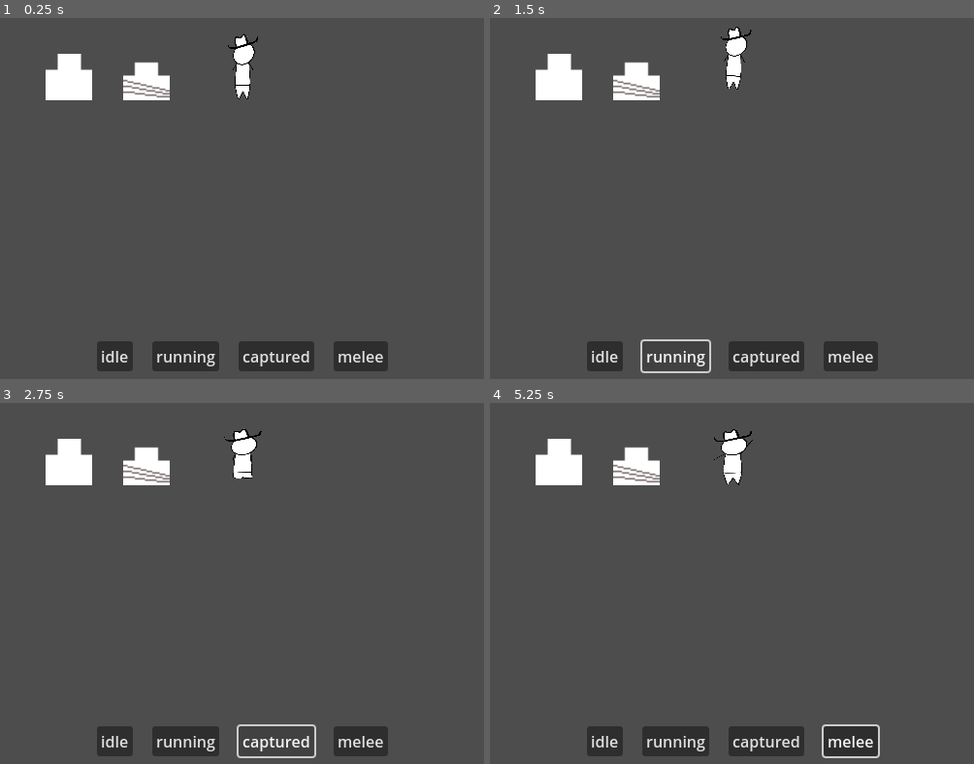
Above: before the commit, frames 1-4 (two rows, left to right).
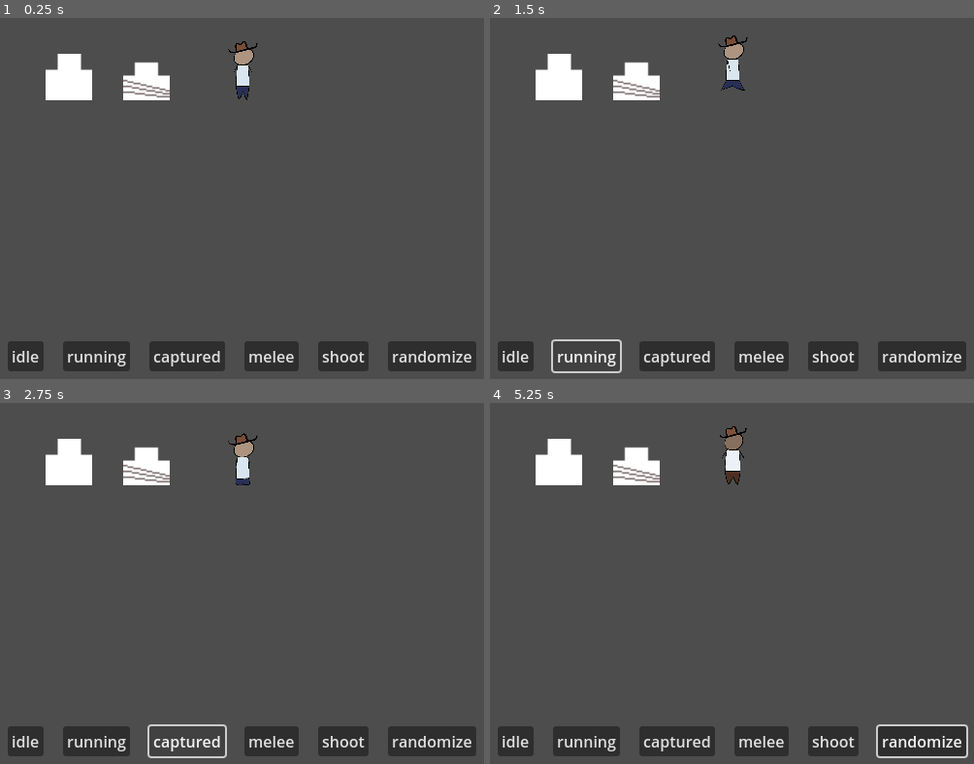
Above: after the commit, the same moments.

Repository: martindzejky/gmtk2025
Game: Godot game, scene res://dude_testing.tscn
Same seed, same stepped clock (60 frames per second), same inputs: the game is played once before the commit and once after it.
Inputs (mouse positions are in pixels of both pictures, inside the frame that each line leads up to):
- Up to frame 1 (0.25 s): no input
- Up to frame 2 (1.5 s): click "idle" at 0.5 s; click "running" at 1.25 s
- Up to frame 3 (2.75 s): click "captured" at 2 s
- Up to frame 4 (5.25 s): click "melee" at 2.75 s; click (833, 742) at 3.5 s, where only the run after the commit has a clickable "shoot"; click (920, 742) at 4.25 s, where only the run after the commit has a clickable "randomize"; tap Enter at 5 s; move the mouse to (901, 457) at 5.02 s; hold D (move_right) from 5.03 s (still down); click (901, 457) at 5.1 s

The runs differ from the first frame. In frame 1, 5.1% of the frame differs, in the area x 1-99%, y 4-98%; in frame 2, 4.9%; in frame 3, 5.1%; in frame 4, 5.3%, in the area x 1-99%, y 6-99%.

Commit message:
redo the animations

Diff:
--- a/dude_testing.tscn
+++ b/dude_testing.tscn
@@ -67,7 +67,17 @@
 layout_mode = 2
 text = "melee"
 
+[node name="shoot" type="Button" parent="ui/ui_root/margin/container"]
+layout_mode = 2
+text = "shoot"
+
+[node name="randomize" type="Button" parent="ui/ui_root/margin/container"]
+layout_mode = 2
+text = "randomize"
+
 [connection signal="pressed" from="ui/ui_root/margin/container/idle" to="." method="_on_idle_pressed"]
 [connection signal="pressed" from="ui/ui_root/margin/container/running" to="." method="_on_running_pressed"]
 [connection signal="pressed" from="ui/ui_root/margin/container/captured" to="." method="_on_captured_pressed"]
 [connection signal="pressed" from="ui/ui_root/margin/container/melee" to="." method="_on_melee_pressed"]
+[connection signal="pressed" from="ui/ui_root/margin/container/shoot" to="." method="_on_shoot_pressed"]
+[connection signal="pressed" from="ui/ui_root/margin/container/randomize" to="." method="_on_randomize_pressed"]
--- a/objects/dude.tscn
+++ b/objects/dude.tscn
@@ -1,354 +1,401 @@
-[gd_scene load_steps=15 format=3 uid="uid://dur5dy1hc4dca"]
+[gd_scene load_steps=17 format=3 uid="uid://dur5dy1hc4dca"]
 
 [ext_resource type="Script" uid="uid://c2wtknwcmawr7" path="res://scripts/dude.gd" id="1_qiy7s"]
 [ext_resource type="Texture2D" uid="uid://csenq8rfg0m0x" path="res://sprites/legs.png" id="2_tkn7g"]
-[ext_resource type="Texture2D" uid="uid://c1wawimfk30kr" path="res://sprites/body_0.png" id="3_cr6a7"]
+[ext_resource type="Texture2D" uid="uid://c1wawimfk30kr" path="res://sprites/body.png" id="3_cr6a7"]
 [ext_resource type="Texture2D" uid="uid://cq3tk3x5fgylh" path="res://sprites/head_0.png" id="4_720c1"]
 [ext_resource type="Texture2D" uid="uid://dpnid40fk8abh" path="res://sprites/hat.png" id="5_v1kco"]
 
-[sub_resource type="Animation" id="Animation_fb7of"]
+[sub_resource type="Gradient" id="Gradient_qiy7s"]
+offsets = PackedFloat32Array(0, 0.501629, 0.995114)
+colors = PackedColorArray(0.126955, 0.181114, 0.401332, 1, 0.214379, 0.199201, 0.200754, 1, 0.353278, 0.184261, 0.104613, 1)
+
+[sub_resource type="Gradient" id="Gradient_tkn7g"]
+offsets = PackedFloat32Array(0.00651466, 1)
+colors = PackedColorArray(0.793155, 0.861345, 0.911571, 1, 1, 1, 1, 1)
+
+[sub_resource type="Gradient" id="Gradient_cr6a7"]
+colors = PackedColorArray(0.378233, 0.293623, 0.224357, 1, 0.884154, 0.781745, 0.701403, 1)
+
+[sub_resource type="Gradient" id="Gradient_720c1"]
+colors = PackedColorArray(0.373735, 0.2179, 0.144153, 1, 0.545058, 0.360087, 0.264678, 1)
+
+[sub_resource type="Animation" id="Animation_qiy7s"]
+resource_name = "RESET"
 length = 0.001
 tracks/0/type = "value"
 tracks/0/imported = false
 tracks/0/enabled = true
-tracks/0/path = NodePath("jump_node/rotation_scale_node:scale")
-tracks/0/interp = 1
-tracks/0/loop_wrap = true
-tracks/0/keys = {
-"times": PackedFloat32Array(0),
-"transitions": PackedFloat32Array(1),
-"update": 0,
-"values": [Vector2(1, 1)]
-}
-tracks/1/type = "value"
-tracks/1/imported = false
-tracks/1/enabled = true
-tracks/1/path = NodePath("jump_node/rotation_scale_node/legs:frame")
-tracks/1/interp = 1
-tracks/1/loop_wrap = true
-tracks/1/keys = {
-"times": PackedFloat32Array(0),
-"transitions": PackedFloat32Array(1),
-"update": 1,
-"values": [0]
+tracks/0/path = NodePath("jump_animation:position")
+tracks/0/interp = 1
+tracks/0/loop_wrap = true
+tracks/0/keys = {
+"times": PackedFloat32Array(0),
+"transitions": PackedFloat32Array(1),
+"update": 0,
+"values": [Vector2(0, 0)]
+}
+tracks/1/type = "value"
+tracks/1/imported = false
+tracks/1/enabled = true
+tracks/1/path = NodePath("jump_animation:rotation")
+tracks/1/interp = 1
+tracks/1/loop_wrap = true
+tracks/1/keys = {
+"times": PackedFloat32Array(0),
+"transitions": PackedFloat32Array(1),
+"update": 0,
+"values": [0.0]
 }
 tracks/2/type = "value"
 tracks/2/imported = false
 tracks/2/enabled = true
-tracks/2/path = NodePath("jump_node/rotation_scale_node:rotation")
+tracks/2/path = NodePath("jump_animation:scale")
 tracks/2/interp = 1
 tracks/2/loop_wrap = true
 tracks/2/keys = {
 "times": PackedFloat32Array(0),
 "transitions": PackedFloat32Array(1),
 "update": 0,
-"values": [0.0]
+"values": [Vector2(1, 1)]
 }
 tracks/3/type = "value"
 tracks/3/imported = false
 tracks/3/enabled = true
-tracks/3/path = NodePath("jump_node/rotation_scale_node/body:frame")
+tracks/3/path = NodePath("jump_animation/rotation_scale_animation:position")
 tracks/3/interp = 1
 tracks/3/loop_wrap = true
 tracks/3/keys = {
 "times": PackedFloat32Array(0),
 "transitions": PackedFloat32Array(1),
+"update": 0,
+"values": [Vector2(0, 0)]
+}
+tracks/4/type = "value"
+tracks/4/imported = false
+tracks/4/enabled = true
+tracks/4/path = NodePath("jump_animation/rotation_scale_animation:rotation")
+tracks/4/interp = 1
+tracks/4/loop_wrap = true
+tracks/4/keys = {
+"times": PackedFloat32Array(0),
+"transitions": PackedFloat32Array(1),
+"update": 0,
+"values": [0.0]
+}
+tracks/5/type = "value"
+tracks/5/imported = false
+tracks/5/enabled = true
+tracks/5/path = NodePath("jump_animation/rotation_scale_animation:scale")
+tracks/5/interp = 1
+tracks/5/loop_wrap = true
+tracks/5/keys = {
+"times": PackedFloat32Array(0),
+"transitions": PackedFloat32Array(1),
+"update": 0,
+"values": [Vector2(1, 1)]
+}
+tracks/6/type = "value"
+tracks/6/imported = false
+tracks/6/enabled = true
+tracks/6/path = NodePath("jump_animation/rotation_scale_animation/body_scale/legs:frame")
+tracks/6/interp = 1
+tracks/6/loop_wrap = true
+tracks/6/keys = {
+"times": PackedFloat32Array(0),
+"transitions": PackedFloat32Array(1),
 "update": 1,
 "values": [0]
 }
-
-[sub_resource type="Animation" id="Animation_vve24"]
+tracks/7/type = "value"
+tracks/7/imported = false
+tracks/7/enabled = true
+tracks/7/path = NodePath("jump_animation/rotation_scale_animation/body_scale/body:frame")
+tracks/7/interp = 1
+tracks/7/loop_wrap = true
+tracks/7/keys = {
+"times": PackedFloat32Array(0.001),
+"transitions": PackedFloat32Array(1),
+"update": 1,
+"values": [0]
+}
+tracks/8/type = "value"
+tracks/8/imported = false
+tracks/8/enabled = true
+tracks/8/path = NodePath("jump_animation/rotation_scale_animation/head_scale/head_animation:position")
+tracks/8/interp = 1
+tracks/8/loop_wrap = true
+tracks/8/keys = {
+"times": PackedFloat32Array(0),
+"transitions": PackedFloat32Array(1),
+"update": 0,
+"values": [Vector2(0, 0)]
+}
+tracks/9/type = "value"
+tracks/9/imported = false
+tracks/9/enabled = true
+tracks/9/path = NodePath("jump_animation/rotation_scale_animation/head_scale/head_animation:rotation")
+tracks/9/interp = 1
+tracks/9/loop_wrap = true
+tracks/9/keys = {
+"times": PackedFloat32Array(0),
+"transitions": PackedFloat32Array(1),
+"update": 0,
+"values": [0.0]
+}
+tracks/10/type = "value"
+tracks/10/imported = false
+tracks/10/enabled = true
+tracks/10/path = NodePath("jump_animation/rotation_scale_animation/head_scale/head_animation:scale")
+tracks/10/interp = 1
+tracks/10/loop_wrap = true
+tracks/10/keys = {
+"times": PackedFloat32Array(0),
+"transitions": PackedFloat32Array(1),
+"update": 0,
+"values": [Vector2(1, 1)]
+}
+tracks/11/type = "bezier"
+tracks/11/imported = false
+tracks/11/enabled = true
+tracks/11/path = NodePath("jump_animation:position:y")
+tracks/11/interp = 1
+tracks/11/loop_wrap = true
+tracks/11/keys = {
+"handle_modes": PackedInt32Array(0),
+"points": PackedFloat32Array(0, -0.25, 0, 0.25, 0),
+"times": PackedFloat32Array(0)
+}
+
+[sub_resource type="Animation" id="Animation_tkn7g"]
 resource_name = "idle"
-length = 0.6
+length = 0.001
 loop_mode = 1
 tracks/0/type = "value"
 tracks/0/imported = false
 tracks/0/enabled = true
-tracks/0/path = NodePath("jump_node/rotation_scale_node:scale")
-tracks/0/interp = 2
-tracks/0/loop_wrap = true
-tracks/0/keys = {
-"times": PackedFloat32Array(0, 0.2, 0.401662, 0.598259),
-"transitions": PackedFloat32Array(1, 1, 1, 1),
-"update": 0,
-"values": [Vector2(1, 1), Vector2(0.95, 1.1), Vector2(1.1, 0.9), Vector2(1, 1)]
-}
-tracks/1/type = "value"
-tracks/1/imported = false
-tracks/1/enabled = true
-tracks/1/path = NodePath("jump_node/rotation_scale_node/legs:frame")
-tracks/1/interp = 1
-tracks/1/loop_wrap = true
-tracks/1/keys = {
+tracks/0/path = NodePath("jump_animation/rotation_scale_animation/body_scale/legs:frame")
+tracks/0/interp = 1
+tracks/0/loop_wrap = true
+tracks/0/keys = {
 "times": PackedFloat32Array(0),
 "transitions": PackedFloat32Array(1),
 "update": 1,
 "values": [0]
+}
+tracks/1/type = "value"
+tracks/1/imported = false
+tracks/1/enabled = true
+tracks/1/path = NodePath("jump_animation/rotation_scale_animation/body_scale/body:frame")
+tracks/1/interp = 1
+tracks/1/loop_wrap = true
+tracks/1/keys = {
+"times": PackedFloat32Array(0.0333333),
+"transitions": PackedFloat32Array(1),
+"update": 1,
+"values": [0]
+}
+
+[sub_resource type="Animation" id="Animation_cr6a7"]
+resource_name = "running"
+length = 0.8
+loop_mode = 1
+tracks/0/type = "bezier"
+tracks/0/imported = false
+tracks/0/enabled = true
+tracks/0/path = NodePath("jump_animation:position:y")
+tracks/0/interp = 1
+tracks/0/loop_wrap = true
+tracks/0/keys = {
+"handle_modes": PackedInt32Array(0, 0, 0, 0, 0),
+"points": PackedFloat32Array(0, 0, -1, 0, -1, -4.00988, -0.15, 0, 0.15, 0, 0, 0, -1, 0, -1, -4.00988, -0.15, 0, 0.15, 0, 0, 0, -1, 0, -1),
+"times": PackedFloat32Array(0, 0.2, 0.4, 0.6, 0.8)
+}
+tracks/1/type = "value"
+tracks/1/imported = false
+tracks/1/enabled = true
+tracks/1/path = NodePath("jump_animation/rotation_scale_animation/body_scale/legs:frame")
+tracks/1/interp = 1
+tracks/1/loop_wrap = true
+tracks/1/keys = {
+"times": PackedFloat32Array(0, 0.4),
+"transitions": PackedFloat32Array(1, 1),
+"update": 1,
+"values": [1, 2]
 }
 tracks/2/type = "value"
 tracks/2/imported = false
 tracks/2/enabled = true
-tracks/2/path = NodePath("jump_node/rotation_scale_node/body:frame")
+tracks/2/path = NodePath("jump_animation/rotation_scale_animation/body_scale/body:frame")
 tracks/2/interp = 1
 tracks/2/loop_wrap = true
 tracks/2/keys = {
-"times": PackedFloat32Array(0),
-"transitions": PackedFloat32Array(1),
-"update": 1,
-"values": [0]
-}
-
-[sub_resource type="Animation" id="Animation_ngf70"]
-resource_name = "running"
+"times": PackedFloat32Array(0, 0.4),
+"transitions": PackedFloat32Array(1, 1),
+"update": 1,
+"values": [1, 2]
+}
+
+[sub_resource type="Animation" id="Animation_720c1"]
+resource_name = "captured"
+length = 0.001
 loop_mode = 1
 tracks/0/type = "value"
 tracks/0/imported = false
 tracks/0/enabled = true
-tracks/0/path = NodePath("jump_node/rotation_scale_node/legs:frame")
-tracks/0/interp = 1
-tracks/0/loop_wrap = true
-tracks/0/keys = {
-"times": PackedFloat32Array(0, 0.5),
-"transitions": PackedFloat32Array(1, 1),
-"update": 1,
-"values": [1, 2]
-}
-tracks/1/type = "value"
-tracks/1/imported = false
-tracks/1/enabled = true
-tracks/1/path = NodePath("jump_node/rotation_scale_node:rotation")
-tracks/1/interp = 1
-tracks/1/loop_wrap = true
-tracks/1/keys = {
-"times": PackedFloat32Array(0, 0.5, 1),
-"transitions": PackedFloat32Array(1, 1, 1),
-"update": 0,
-"values": [0.174533, -0.174533, 0.174533]
+tracks/0/path = NodePath("jump_animation/rotation_scale_animation/body_scale/legs:frame")
+tracks/0/interp = 1
+tracks/0/loop_wrap = true
+tracks/0/keys = {
+"times": PackedFloat32Array(0),
+"transitions": PackedFloat32Array(1),
+"update": 1,
+"values": [3]
+}
+tracks/1/type = "value"
+tracks/1/imported = false
+tracks/1/enabled = true
+tracks/1/path = NodePath("jump_animation/rotation_scale_animation/body_scale/body:frame")
+tracks/1/interp = 1
+tracks/1/loop_wrap = true
+tracks/1/keys = {
+"times": PackedFloat32Array(0),
+"transitions": PackedFloat32Array(1),
+"update": 1,
+"values": [3]
 }
 tracks/2/type = "value"
 tracks/2/imported = false
 tracks/2/enabled = true
-tracks/2/path = NodePath("jump_node/rotation_scale_node/body:frame")
+tracks/2/path = NodePath("jump_animation:position")
 tracks/2/interp = 1
 tracks/2/loop_wrap = true
 tracks/2/keys = {
-"times": PackedFloat32Array(0, 0.4995),
-"transitions": PackedFloat32Array(1, 1),
-"update": 1,
-"values": [1, 2]
-}
-tracks/3/type = "method"
-tracks/3/imported = false
-tracks/3/enabled = true
-tracks/3/path = NodePath(".")
-tracks/3/interp = 1
-tracks/3/loop_wrap = true
-tracks/3/keys = {
-"times": PackedFloat32Array(0, 0.4995),
-"transitions": PackedFloat32Array(1, 1),
-"values": [{
-"args": [],
-"method": &"play_jump_animation"
-}, {
-"args": [],
-"method": &"play_jump_animation"
-}]
-}
-
-[sub_resource type="Animation" id="Animation_qiy7s"]
+"times": PackedFloat32Array(0.000378019),
+"transitions": PackedFloat32Array(1),
+"update": 0,
+"values": [Vector2(0, 5)]
+}
+
+[sub_resource type="Animation" id="Animation_v1kco"]
 resource_name = "melee"
-length = 1.5
+length = 1.4
 tracks/0/type = "value"
 tracks/0/imported = false
 tracks/0/enabled = true
-tracks/0/path = NodePath("jump_node/rotation_scale_node:rotation")
-tracks/0/interp = 1
-tracks/0/loop_wrap = true
-tracks/0/keys = {
-"times": PackedFloat32Array(0),
-"transitions": PackedFloat32Array(1),
-"update": 0,
-"values": [0.0]
-}
-tracks/1/type = "value"
-tracks/1/imported = false
-tracks/1/enabled = true
-tracks/1/path = NodePath("jump_node/rotation_scale_node/legs:frame")
-tracks/1/interp = 1
-tracks/1/loop_wrap = true
-tracks/1/keys = {
-"times": PackedFloat32Array(0),
-"transitions": PackedFloat32Array(1),
-"update": 1,
-"values": [0]
-}
-tracks/2/type = "value"
-tracks/2/imported = false
-tracks/2/enabled = true
-tracks/2/path = NodePath("jump_node/rotation_scale_node/body:frame")
-tracks/2/interp = 1
-tracks/2/loop_wrap = true
-tracks/2/keys = {
-"times": PackedFloat32Array(0),
-"transitions": PackedFloat32Array(1),
-"update": 1,
-"values": [4]
-}
-
-[sub_resource type="Animation" id="Animation_tkn7g"]
-resource_name = "captured"
-length = 0.6
-loop_mode = 1
+tracks/0/path = NodePath("jump_animation/rotation_scale_animation/body_scale/body:frame")
+tracks/0/interp = 1
+tracks/0/loop_wrap = true
+tracks/0/keys = {
+"times": PackedFloat32Array(0, 0.8, 1.2),
+"transitions": PackedFloat32Array(1, 1, 1),
+"update": 1,
+"values": [4, 5, 0]
+}
+tracks/1/type = "value"
+tracks/1/imported = false
+tracks/1/enabled = true
+tracks/1/path = NodePath("jump_animation/rotation_scale_animation/body_scale/legs:frame")
+tracks/1/interp = 1
+tracks/1/loop_wrap = true
+tracks/1/keys = {
+"times": PackedFloat32Array(0, 0.8, 1.2),
+"transitions": PackedFloat32Array(1, 1, 1),
+"update": 1,
+"values": [0, 1, 0]
+}
+
+[sub_resource type="Animation" id="Animation_3mih0"]
+resource_name = "shoot"
+length = 1.4
 tracks/0/type = "value"
 tracks/0/imported = false
 tracks/0/enabled = true
-tracks/0/path = NodePath("jump_node/rotation_scale_node:scale")
-tracks/0/interp = 2
-tracks/0/loop_wrap = true
-tracks/0/keys = {
-"times": PackedFloat32Array(0, 0.2, 0.401662, 0.598259),
-"transitions": PackedFloat32Array(1, 1, 1, 1),
-"update": 0,
-"values": [Vector2(1, 1), Vector2(0.95, 1.03), Vector2(1.03, 0.95), Vector2(1, 1)]
-}
-tracks/1/type = "value"
-tracks/1/imported = false
-tracks/1/enabled = true
-tracks/1/path = NodePath("jump_node/rotation_scale_node/legs:frame")
-tracks/1/interp = 1
-tracks/1/loop_wrap = true
-tracks/1/keys = {
-"times": PackedFloat32Array(0),
-"transitions": PackedFloat32Array(1),
-"update": 1,
-"values": [3]
-}
-tracks/2/type = "value"
-tracks/2/imported = false
-tracks/2/enabled = true
-tracks/2/path = NodePath("jump_node/rotation_scale_node/body:frame")
-tracks/2/interp = 1
-tracks/2/loop_wrap = true
-tracks/2/keys = {
-"times": PackedFloat32Array(0),
-"transitions": PackedFloat32Array(1),
-"update": 1,
-"values": [3]
-}
-
-[sub_resource type="AnimationLibrary" id="AnimationLibrary_fb7of"]
+tracks/0/path = NodePath("jump_animation/rotation_scale_animation/body_scale/body:frame")
+tracks/0/interp = 1
+tracks/0/loop_wrap = true
+tracks/0/keys = {
+"times": PackedFloat32Array(0, 0.8, 1.2),
+"transitions": PackedFloat32Array(1, 1, 1),
+"update": 1,
+"values": [6, 7, 0]
+}
+tracks/1/type = "value"
+tracks/1/imported = false
+tracks/1/enabled = true
+tracks/1/path = NodePath("jump_animation/rotation_scale_animation/body_scale/legs:frame")
+tracks/1/interp = 1
+tracks/1/loop_wrap = true
+tracks/1/keys = {
+"times": PackedFloat32Array(0, 0.8, 1.2),
+"transitions": PackedFloat32Array(1, 1, 1),
+"update": 1,
+"values": [0, 1, 0]
+}
+
+[sub_resource type="AnimationLibrary" id="AnimationLibrary_tkn7g"]
 _data = {
-&"RESET": SubResource("Animation_fb7of"),
-&"captured": SubResource("Animation_tkn7g"),
-&"idle": SubResource("Animation_vve24"),
-&"melee": SubResource("Animation_qiy7s"),
-&"running": SubResource("Animation_ngf70")
-}
-
-[sub_resource type="Animation" id="Animation_udyks"]
-length = 0.001
-tracks/0/type = "bezier"
-tracks/0/imported = false
-tracks/0/enabled = true
-tracks/0/path = NodePath("jump_node:position:y")
-tracks/0/interp = 1
-tracks/0/loop_wrap = true
-tracks/0/keys = {
-"handle_modes": PackedInt32Array(0),
-"points": PackedFloat32Array(0, -0.25, 0, 0.25, 0),
-"times": PackedFloat32Array(0)
-}
-tracks/1/type = "value"
-tracks/1/imported = false
-tracks/1/enabled = true
-tracks/1/path = NodePath("jump_node:scale")
-tracks/1/interp = 1
-tracks/1/loop_wrap = true
-tracks/1/keys = {
-"times": PackedFloat32Array(0),
-"transitions": PackedFloat32Array(1),
-"update": 0,
-"values": [Vector2(1, 1)]
-}
-
-[sub_resource type="Animation" id="Animation_4kham"]
-resource_name = "jump"
-length = 0.5
-tracks/0/type = "bezier"
-tracks/0/imported = false
-tracks/0/enabled = true
-tracks/0/path = NodePath("jump_node:position:y")
-tracks/0/interp = 1
-tracks/0/loop_wrap = true
-tracks/0/keys = {
-"handle_modes": PackedInt32Array(0, 0, 0),
-"points": PackedFloat32Array(0, -0.25, 0, 0, -2.17909, -7, -0.25, 0, 0.25, 0, 0, -0.000499994, -2.015, 0.25, 0),
-"times": PackedFloat32Array(0, 0.25, 0.5)
-}
-tracks/1/type = "value"
-tracks/1/imported = false
-tracks/1/enabled = true
-tracks/1/path = NodePath("jump_node:scale")
-tracks/1/interp = 1
-tracks/1/loop_wrap = true
-tracks/1/keys = {
-"times": PackedFloat32Array(0, 0.25, 0.4995),
-"transitions": PackedFloat32Array(1, 1, 1),
-"update": 0,
-"values": [Vector2(0.9, 1.1), Vector2(1, 1), Vector2(1.2, 0.9)]
-}
-
-[sub_resource type="AnimationLibrary" id="AnimationLibrary_udyks"]
-_data = {
-&"RESET": SubResource("Animation_udyks"),
-&"jump": SubResource("Animation_4kham")
-}
-
-[node name="dude" type="Node2D" node_paths=PackedStringArray("legs_sprite", "body_sprite", "head_sprite", "hat_sprite", "animation_player", "jump_animation_player")]
+&"RESET": SubResource("Animation_qiy7s"),
+&"captured": SubResource("Animation_720c1"),
+&"idle": SubResource("Animation_tkn7g"),
+&"melee": SubResource("Animation_v1kco"),
+&"running": SubResource("Animation_cr6a7"),
+&"shoot": SubResource("Animation_3mih0")
+}
+
+[node name="dude" type="Node2D" node_paths=PackedStringArray("legs_sprite", "body_sprite", "head_sprite", "hat_sprite", "animation_player", "scale_body_node", "scale_head_node")]
 script = ExtResource("1_qiy7s")
-legs_sprite = NodePath("jump_node/rotation_scale_node/legs")
-body_sprite = NodePath("jump_node/rotation_scale_node/body")
-head_sprite = NodePath("jump_node/rotation_scale_node/head")
-hat_sprite = NodePath("jump_node/rotation_scale_node/head/hat")
+legs_sprite = NodePath("jump_animation/rotation_scale_animation/body_scale/legs")
+body_sprite = NodePath("jump_animation/rotation_scale_animation/body_scale/body")
+head_sprite = NodePath("jump_animation/rotation_scale_animation/head_scale/head_animation/head")
+hat_sprite = NodePath("jump_animation/rotation_scale_animation/head_scale/head_animation/head/hat")
 animation_player = NodePath("animation")
-jump_animation_player = NodePath("jump_animation")
-
-[node name="jump_node" type="Node2D" parent="."]
-
-[node name="rotation_scale_node" type="Node2D" parent="jump_node"]
-
-[node name="legs" type="Sprite2D" parent="jump_node/rotation_scale_node"]
+scale_body_node = NodePath("jump_animation/rotation_scale_animation/body_scale")
+scale_head_node = NodePath("jump_animation/rotation_scale_animation/head_scale")
+legs_color_gradient = SubResource("Gradient_qiy7s")
+body_color_gradient = SubResource("Gradient_tkn7g")
+head_color_gradient = SubResource("Gradient_cr6a7")
+hat_color_gradient = SubResource("Gradient_720c1")
+
+[node name="animation" type="AnimationPlayer" parent="."]
+deterministic = true
+libraries = {
+&"": SubResource("AnimationLibrary_tkn7g")
+}
+autoplay = "idle"
+next/melee = &"idle"
+next/shoot = &"idle"
+
+[node name="jump_animation" type="Node2D" parent="."]
+
+[node name="rotation_scale_animation" type="Node2D" parent="jump_animation"]
+
+[node name="body_scale" type="Node2D" parent="jump_animation/rotation_scale_animation"]
+
+[node name="legs" type="Sprite2D" parent="jump_animation/rotation_scale_animation/body_scale"]
 position = Vector2(2.57377, -18.7603)
 scale = Vector2(0.0561217, 0.0561217)
 texture = ExtResource("2_tkn7g")
 hframes = 8
 
-[node name="body" type="Sprite2D" parent="jump_node/rotation_scale_node"]
+[node name="body" type="Sprite2D" parent="jump_animation/rotation_scale_animation/body_scale"]
 position = Vector2(2.57377, -18.7603)
 scale = Vector2(0.0561217, 0.0561217)
 texture = ExtResource("3_cr6a7")
 hframes = 8
 
-[node name="head" type="Sprite2D" parent="jump_node/rotation_scale_node"]
+[node name="head_scale" type="Node2D" parent="jump_animation/rotation_scale_animation"]
 position = Vector2(1, -30)
+
+[node name="head_animation" type="Node2D" parent="jump_animation/rotation_scale_animation/head_scale"]
+
+[node name="head" type="Sprite2D" parent="jump_animation/rotation_scale_animation/head_scale/head_animation"]
 scale = Vector2(0.0561217, 0.0561217)
 texture = ExtResource("4_720c1")
 
-[node name="hat" type="Sprite2D" parent="jump_node/rotation_scale_node/head"]
+[node name="hat" type="Sprite2D" parent="jump_animation/rotation_scale_animation/head_scale/head_animation/head"]
 position = Vector2(-13.9239, -153.162)
 rotation = -0.254909
 texture = ExtResource("5_v1kco")
 
-[node name="animation" type="AnimationPlayer" parent="."]
-deterministic = true
-libraries = {
-&"": SubResource("AnimationLibrary_fb7of")
-}
-autoplay = "idle"
-
-[node name="jump_animation" type="AnimationPlayer" parent="."]
-deterministic = true
-libraries = {
-&"": SubResource("AnimationLibrary_udyks")
-}
-next/jump = &"RESET"
+[node name="bandana" type="Sprite2D" parent="jump_animation/rotation_scale_animation/head_scale/head_animation/head"]
--- a/objects/player.tscn
+++ b/objects/player.tscn
@@ -1,8 +1,8 @@
 [gd_scene load_steps=11 format=3 uid="uid://qwj8b5x4g7c1"]
 
 [ext_resource type="Script" uid="uid://od4p2jer5wh6" path="res://scripts/player.gd" id="1_ykyjo"]
-[ext_resource type="Texture2D" uid="uid://bynb34h3wnd36" path="res://sprites/legs.png" id="2_nmc1l"]
-[ext_resource type="Texture2D" uid="uid://c1wawimfk30kr" path="res://sprites/body_0.png" id="3_f46kd"]
+[ext_resource type="Texture2D" uid="uid://csenq8rfg0m0x" path="res://sprites/legs.png" id="2_nmc1l"]
+[ext_resource type="Texture2D" uid="uid://c1wawimfk30kr" path="res://sprites/body.png" id="3_f46kd"]
 [ext_resource type="Script" uid="uid://c4o833g47jo7o" path="res://scripts/lasso.gd" id="3_uxov2"]
 [ext_resource type="Texture2D" uid="uid://bjx3e714hhs35" path="res://sprites/head_1.png" id="4_3rerk"]
 [ext_resource type="PackedScene" uid="uid://ca585k0y784dp" path="res://objects/hook.tscn" id="4_nmc1l"]
--- a/scripts/dude.gd
+++ b/scripts/dude.gd
@@ -9,21 +9,40 @@
 
 @export_category('Animations')
 @export var animation_player: AnimationPlayer
-@export var jump_animation_player: AnimationPlayer
 
-var animations_starting_with_jump: Array[String] = ['running', 'captured']
-var animations_without_blending: Array[String] = ['melee']
+@export_category('Randomization')
+@export var scale_body_node: Node2D
+@export var scale_head_node: Node2D
+@export var scale_body_min: float = 0.8
+@export var scale_body_max: float = 1.2
+@export var scale_head_min_x: float = 0.8
+@export var scale_head_max_x: float = 1.2
+@export var scale_head_min_y: float = 0.8
+@export var scale_head_max_y: float = 1.2
+@export var legs_color_gradient: Gradient
+@export var body_color_gradient: Gradient
+@export var head_color_gradient: Gradient
+@export var hat_color_gradient: Gradient
+
+func _ready():
+  self.randomize()
 
 func play_animation(animation_name: String):
-  if animations_without_blending.has(animation_name):
-    animation_player.play(animation_name)
-  else:
-    animation_player.play(animation_name, 0.1)
+  animation_player.play(animation_name)
 
-  if animations_starting_with_jump.has(animation_name):
-    play_jump_animation()
+func randomize():
+  # scaling
+  var scale_body = randf_range(scale_body_min, scale_body_max)
+  scale_body_node.scale = Vector2(scale_body, 1)
 
+  var scale_head_x = randf_range(scale_head_min_x, scale_head_max_x)
+  var scale_head_y = randf_range(scale_head_min_y, scale_head_max_y)
+  scale_head_node.scale = Vector2(scale_head_x, scale_head_y)
 
-func play_jump_animation():
-  jump_animation_player.play('jump')
-  jump_animation_player.seek(0)
+  # colors
+  legs_sprite.self_modulate = legs_color_gradient.sample(randf())
+  body_sprite.self_modulate = body_color_gradient.sample(randf())
+  head_sprite.self_modulate = head_color_gradient.sample(randf())
+  hat_sprite.self_modulate = hat_color_gradient.sample(randf())
+
+  # TODO: sprites, hats, bandanas, etc.
--- a/scripts/dude_testing.gd
+++ b/scripts/dude_testing.gd
@@ -13,3 +13,9 @@
 
 func _on_melee_pressed() -> void:
   dude.play_animation('melee')
+
+func _on_shoot_pressed() -> void:
+  dude.play_animation('shoot')
+
+func _on_randomize_pressed() -> void:
+  dude.randomize()
Renamed: sprites/body_0.png -> sprites/body.png
Not shown, changed: sprites/body.png.import
